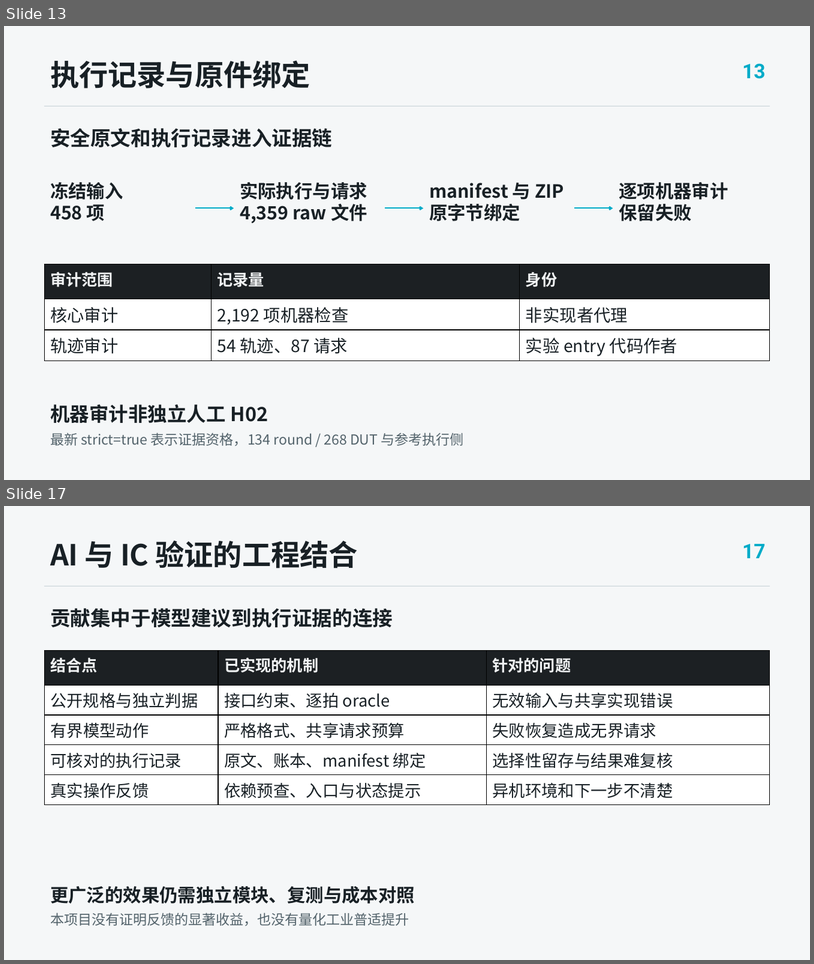
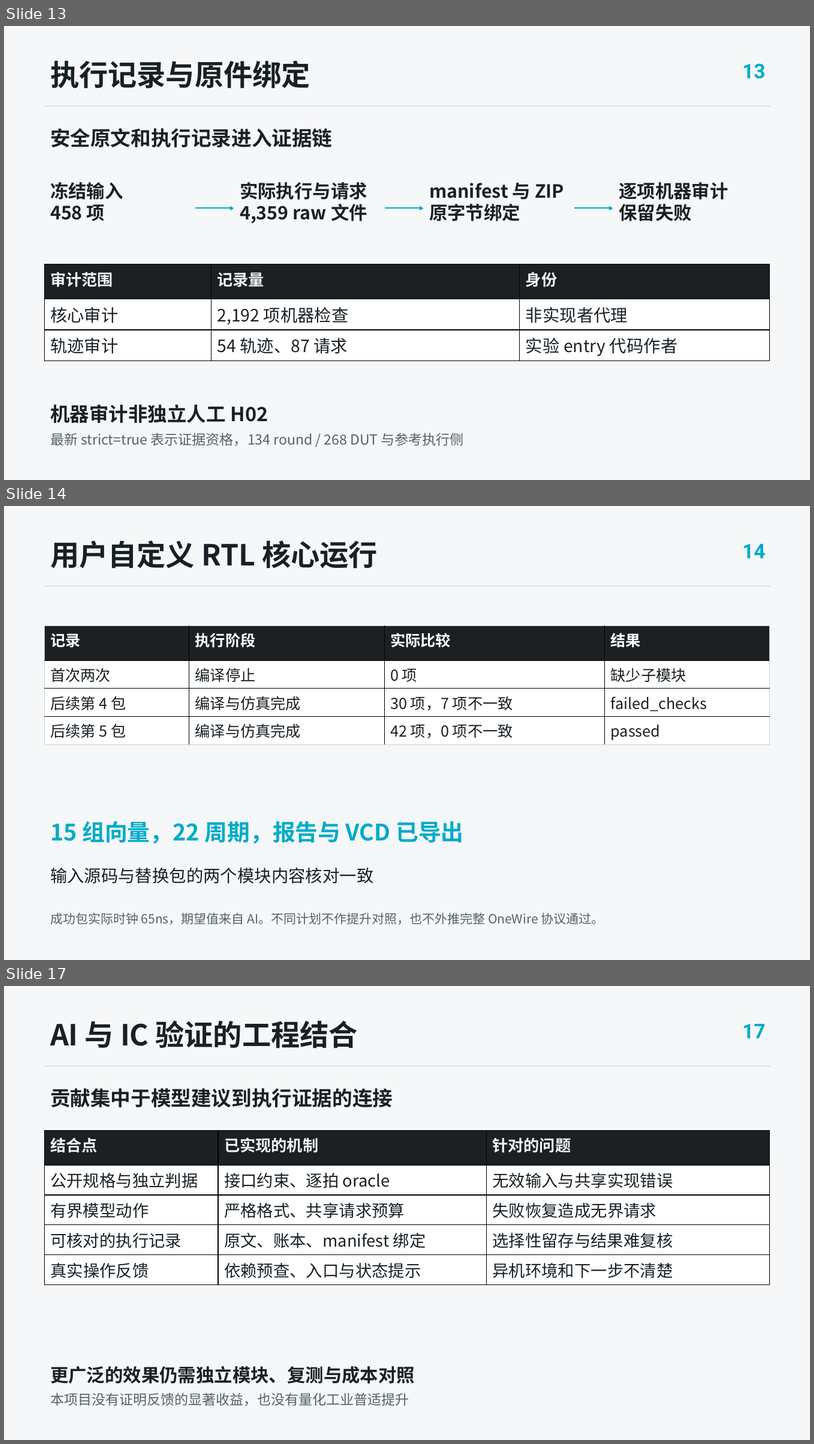
Before and after one commit to TYOCT-13/iverilog-ai-lab, a slide deck: docs/competition/ic/v4/presentation/output/ICARUS_AI_IC_defense_v4.pptx. Shown one above the other, each under a label of ours: slides 13 and 17 before the commit, slides 13, 14 and 17 after it; the slides between them are not shown. The pictures are 814x964 and 814x1444 pixels, drawn with LibreOffice and Linux fonts; fonts in the diff are those of the drawing. Boxes give left, top, right and bottom in pixels: in the first picture for what was removed or moved away, otherwise in the second. Text is boxed around its words. In the diff, an @@ line names an element or a change of style, - is before the commit and + after.

```diff
--- a/docs/competition/ic/v4/presentation/output/ICARUS_AI_IC_defense_v4.pptx
+++ b/docs/competition/ic/v4/presentation/output/ICARUS_AI_IC_defense_v4.pptx
@@ slide 14 added at (4, 506, 810, 960), background #F5F7F8 @@
@@ text added at (50, 540, 378, 568), 34.5 pt, text #182025, bold @@
+用户自定义 RTL 核心运行
@@ text added at (743, 544, 766, 558), 24 pt, text #00ABC8, bold @@
+14
@@ line added from (45, 586) to (770, 586), #C9D3D8 0.75 pt @@
@@ table added at (45, 626, 771, 790), 4 rows, 4 columns @@
+记录 | 执行阶段 | 实际比较 | 结果
+首次两次 | 编译停止 | 0 项 | 缺少子模块
+后续第 4 包 | 编译与仿真完成 | 30 项，7 项不一致 | failed_checks
+后续第 5 包 | 编译与仿真完成 | 42 项，0 项不一致 | passed
@@ text added at (50, 821, 464, 843), 27 pt, text #00ABC8, bold @@
+15 组向量，22 周期，报告与 VCD 已导出
@@ text added at (50, 867, 374, 883), 20.2 pt, text #182025 @@
+输入源码与替换包的两个模块内容核对一致
@@ text added at (50, 912, 604, 924), 15 pt, text #53636B @@
+成功包实际时钟 65ns，期望值来自 AI。不同计划不作提升对照，也不外推完整 OneWire 协议通过。
```
Also in this commit, not shown: 9 slides changed, 6 other slides added, 7 slides removed, 28 other files.
